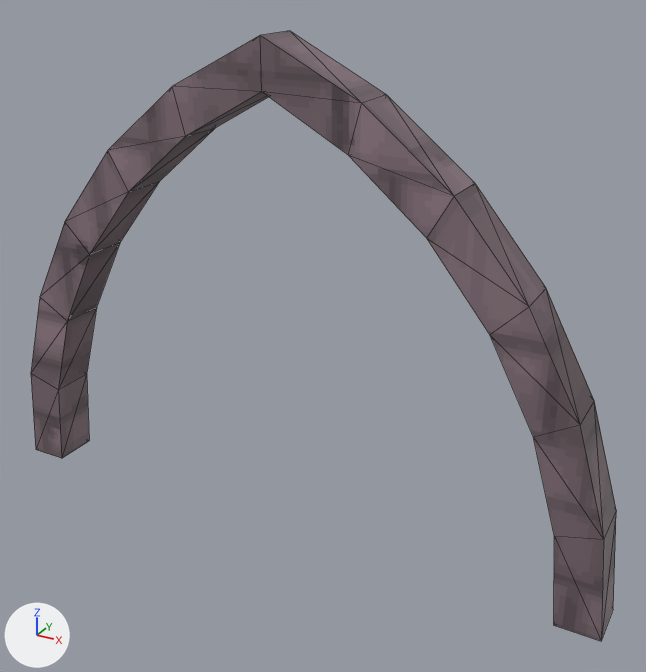
Two versions of the glTF model assets/models/portcullis_guide_c.glb, one commit apart.
Both versions are drawn from a 50 mm lens placed at (1.24, -2.01, 3.66), pointed at (0.12, 0.03, 2.65). The lights are fixed; the arrows at lower left show +X, +Y and +Z. The first picture is the older version. Mesh edges are drawn as thin lines. Vertices at exactly the same position are counted once.

Script lines for the objects in view, before the commit:
```python
me_guide = bpy.data.meshes.new('guide')
me_guide.from_pydata(...)  # 52 vertices, 100 faces; spans x -1.0..1.0, y -0.07..0.07, z 2.0..3.46
me_guide.materials.append(mat_portcullis_guide_c)  # picture img_portcullis_guide_c
ob_guide = bpy.data.objects.new('guide', me_guide)
ob_guide.location = (0.0, 0.0, 0.0)
```
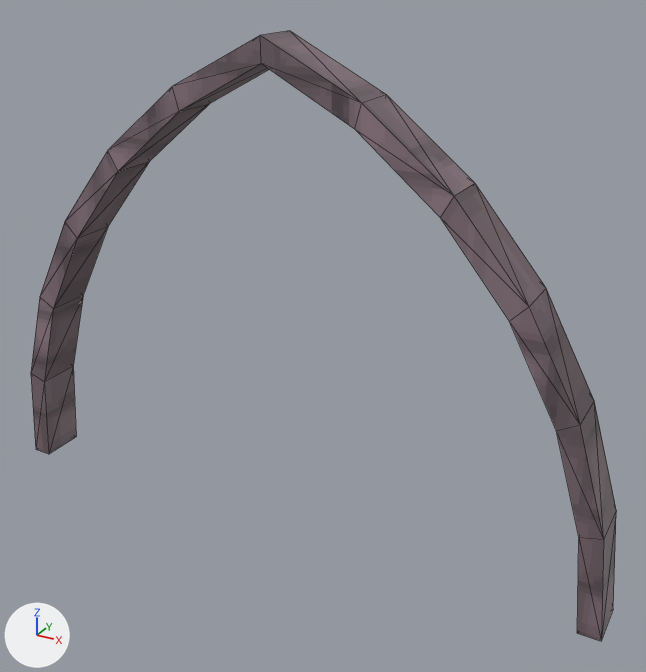
What differs and where, as boxes (x1, y1, x2, y2) in the pictures (646 x 672 px; the box of a moved part takes in the faces that stretch with it):
part 1 of me_guide, moved or reshaped
    both: (31, 60, 603, 639)

Diff of the bpy script that builds the scene:
```diff
--- a/assets/models/portcullis_guide_c.glb.py
+++ b/assets/models/portcullis_guide_c.glb.py
@@ me_guide @@
 me_guide.from_pydata(...)  # 52 vertices, 100 faces; spans x -1.0..1.0, y -0.07..0.07, z 2.0..3.46
 # used by ob_guide; location = (0.0, 0.0, 0.0)
-me_guide.vertices[0].co = (0.88, -0.07, 2.0)  # pixel (553, 625)
-me_guide.vertices[1].co = (0.85, -0.07, 2.28)  # pixel (554, 535)
-me_guide.vertices[2].co = (0.85, 0.07, 2.28)
-me_guide.vertices[3].co = (0.88, 0.07, 2.0)
-me_guide.vertices[8].co = (0.77, -0.07, 2.55)  # pixel (533, 436)
-me_guide.vertices[9].co = (0.77, 0.07, 2.55)
-me_guide.vertices[12].co = (0.64, -0.07, 2.79)  # pixel (489, 334)
-me_guide.vertices[13].co = (0.64, 0.07, 2.79)
-me_guide.vertices[16].co = (0.46, -0.07, 3.01)  # pixel (426, 238)
-me_guide.vertices[17].co = (0.46, 0.07, 3.01)
-me_guide.vertices[20].co = (0.25, -0.07, 3.19)  # pixel (348, 155)
-me_guide.vertices[21].co = (0.25, 0.07, 3.19)
-me_guide.vertices[24].co = (0.0, -0.07, 3.32)  # pixel (261, 91)
-me_guide.vertices[25].co = (0.0, 0.07, 3.32)
-me_guide.vertices[28].co = (-0.25, -0.07, 3.19)  # pixel (185, 136)
-me_guide.vertices[29].co = (-0.25, 0.07, 3.19)  # pixel (215, 127)
-me_guide.vertices[32].co = (-0.46, -0.07, 3.01)  # pixel (128, 191)
-me_guide.vertices[33].co = (-0.46, 0.07, 3.01)  # pixel (159, 181)
-me_guide.vertices[36].co = (-0.64, -0.07, 2.79)  # pixel (89, 254)
-me_guide.vertices[37].co = (-0.64, 0.07, 2.79)  # pixel (120, 242)
-me_guide.vertices[40].co = (-0.77, -0.07, 2.55)  # pixel (67, 321)
-me_guide.vertices[41].co = (-0.77, 0.07, 2.55)  # pixel (96, 307)
-me_guide.vertices[44].co = (-0.85, -0.07, 2.28)  # pixel (58, 389)
-me_guide.vertices[45].co = (-0.85, 0.07, 2.28)  # pixel (86, 373)
-me_guide.vertices[48].co = (-0.88, -0.07, 2.0)  # pixel (61, 458)
-me_guide.vertices[49].co = (-0.88, 0.07, 2.0)  # pixel (89, 440)
+# me_guide part 1
+me_guide.vertices[0].co = (0.94, -0.07, 2.0)  # pixel (577, 633)
+me_guide.vertices[1].co = (0.91, -0.07, 2.29)  # pixel (578, 537)
+me_guide.vertices[2].co = (0.91, 0.07, 2.29)
+me_guide.vertices[3].co = (0.94, 0.07, 2.0)
+me_guide.vertices[8].co = (0.82, -0.07, 2.58)  # pixel (556, 430)
+me_guide.vertices[9].co = (0.82, 0.07, 2.58)
+me_guide.vertices[12].co = (0.68, -0.07, 2.84)  # pixel (509, 321)
+me_guide.vertices[13].co = (0.68, 0.07, 2.84)
+me_guide.vertices[16].co = (0.49, -0.07, 3.07)  # pixel (440, 217)
+me_guide.vertices[17].co = (0.49, 0.07, 3.07)
+me_guide.vertices[20].co = (0.26, -0.07, 3.25)  # pixel (354, 129)
+me_guide.vertices[21].co = (0.26, 0.07, 3.25)
+me_guide.vertices[24].co = (0.0, -0.07, 3.39)  # pixel (261, 63)
+me_guide.vertices[25].co = (0.0, 0.07, 3.39)
+me_guide.vertices[28].co = (-0.26, -0.07, 3.25)  # pixel (179, 111)
+me_guide.vertices[29].co = (-0.26, 0.07, 3.25)  # pixel (209, 103)
+me_guide.vertices[32].co = (-0.49, -0.07, 3.07)  # pixel (118, 171)
+me_guide.vertices[33].co = (-0.49, 0.07, 3.07)  # pixel (149, 161)
+me_guide.vertices[36].co = (-0.68, -0.07, 2.84)  # pixel (77, 238)
+me_guide.vertices[37].co = (-0.68, 0.07, 2.84)  # pixel (108, 226)
+me_guide.vertices[40].co = (-0.82, -0.07, 2.58)  # pixel (53, 308)
+me_guide.vertices[41].co = (-0.82, 0.07, 2.58)  # pixel (83, 295)
+me_guide.vertices[44].co = (-0.91, -0.07, 2.29)  # pixel (44, 381)
+me_guide.vertices[45].co = (-0.91, 0.07, 2.29)  # pixel (73, 365)
+me_guide.vertices[48].co = (-0.94, -0.07, 2.0)  # pixel (48, 454)
+me_guide.vertices[49].co = (-0.94, 0.07, 2.0)  # pixel (76, 436)
 me_guide.materials.append(mat_portcullis_guide_c)
```
